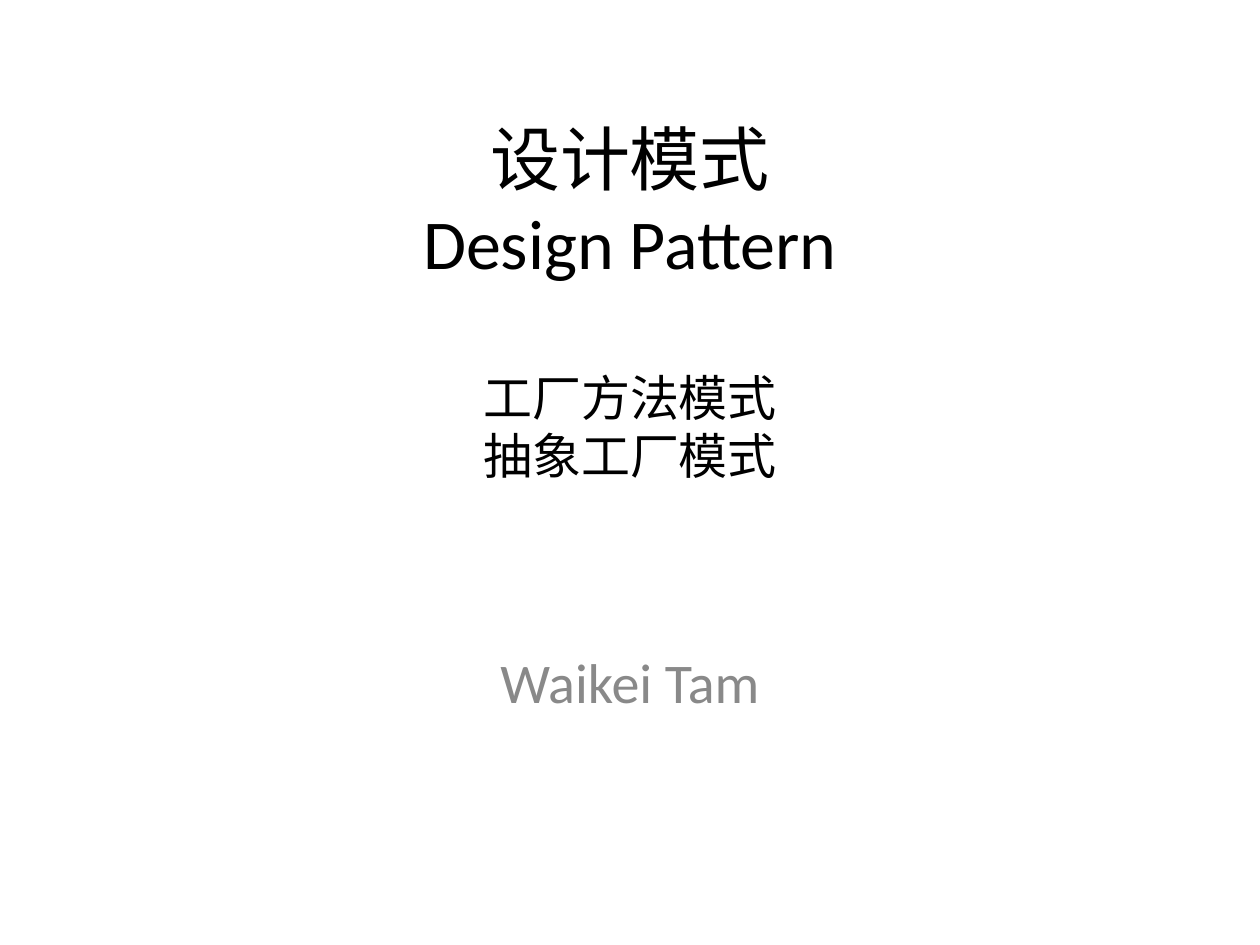
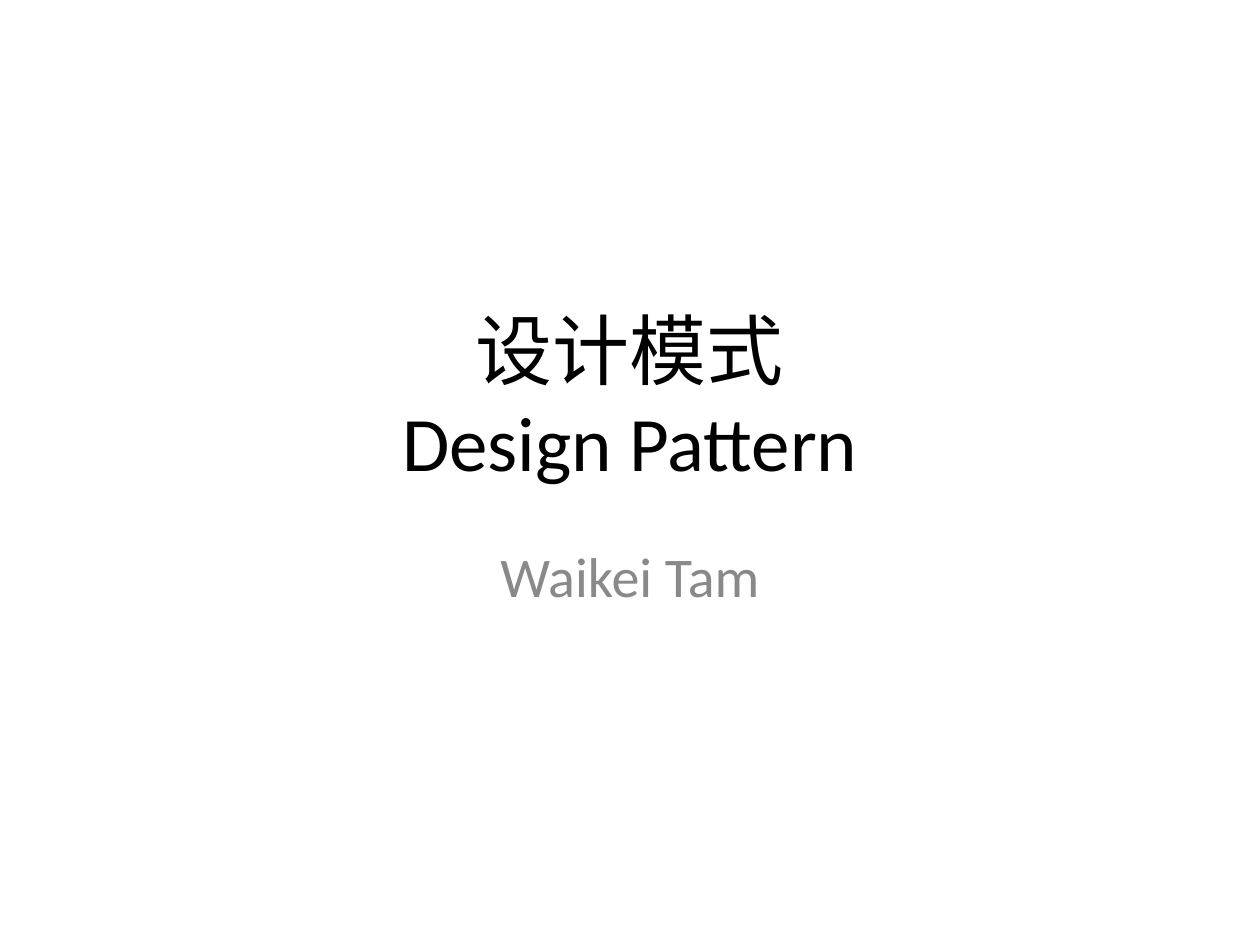
Before and after one commit to PlumpMath/DesignPattern-108, a slide deck: slide 1 of doc/Design Pattern.ppt. Drawn at 1260x945 pixels with LibreOffice and Linux fonts; fonts in the diff are those of the drawing. Boxes give left, top, right and bottom in pixels: in the first picture for what was removed or moved away, otherwise in the second. Text is boxed around its words. In the diff, an @@ line names an element or a change of style, - is before the commit and + after.

Commit message:
Update.

```diff
--- a/doc/Design Pattern.ppt
+++ b/doc/Design Pattern.ppt
@@ title at (x1=402, y1=314, x2=857, y2=485): text changed; size 40 to 44 pt @@
-设计模式
-Design Pattern
-工厂方法模式
-抽象工厂模式
+设计模式
+Design Pattern
@@ subtitle "Waikei Tam" moved from (x1=500, y1=664, x2=759, y2=704) to (x1=500, y1=558, x2=759, y2=598) @@
```
Also in this commit, not shown: 3 other slides changed, 16 slides added, 2 slides removed.
